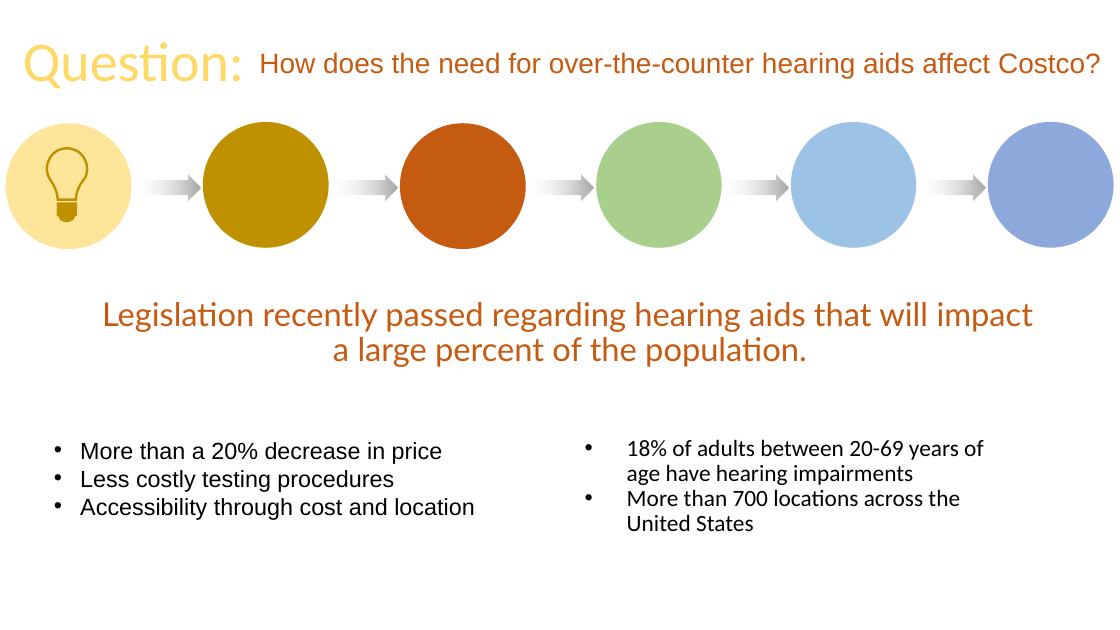
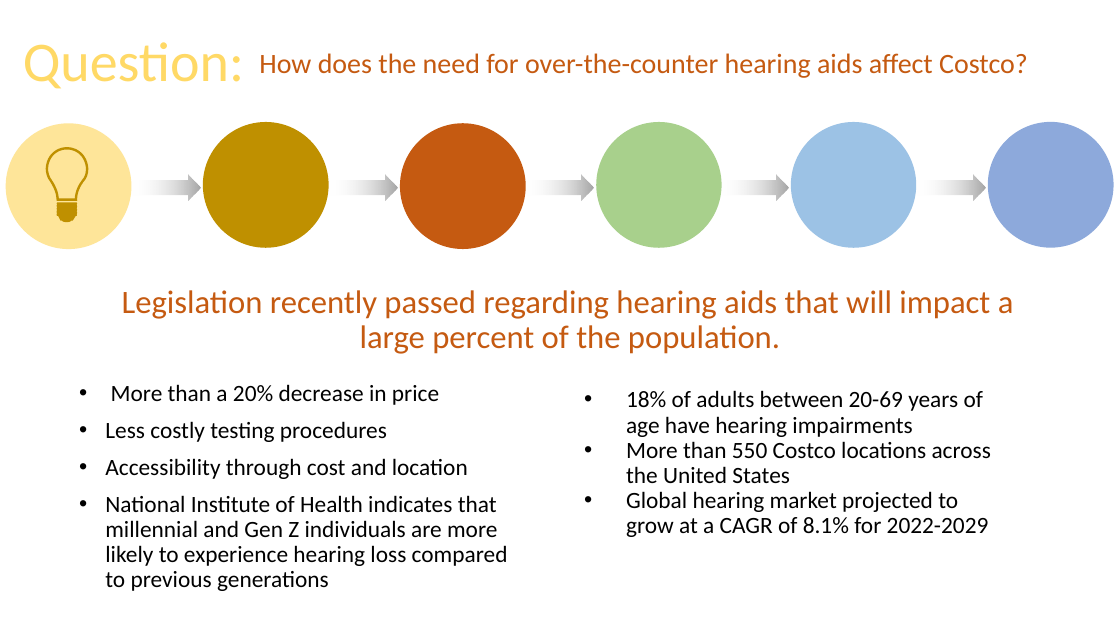
Before and after one commit to JaxWil24/Hearing_Aid_Accessibility, a slide deck: slide 3 of Presentation/FP_Powerpoint.pptx. Drawn at 1120x630 pixels with LibreOffice and Linux fonts; fonts in the diff are those of the drawing. Boxes give left, top, right and bottom in pixels: in the first picture for what was removed or moved away, otherwise in the second. Text is boxed around its words. In the diff, an @@ line names an element or a change of style, - is before the commit and + after.

```diff
--- a/Presentation/FP_Powerpoint.pptx
+++ b/Presentation/FP_Powerpoint.pptx
@@ text "How does the need for ..." at [259, 53, 1028, 78]: font Arial to Calibri @@
@@ text "Legislation recently passed regarding hearing ...": place and size @@
-text "Legislation recently passed regarding hearing ..." at [102, 302, 1033, 367]
+text "Legislation recently passed regarding hearing ..." at [122, 290, 1014, 354]
@@ text "Legislation recently passed regarding hearing ..." at [122, 290, 1014, 354]: font Lato to Calibri @@
@@ text "More than a 20% decrease ...": place and size @@
-text "More than a 20% decrease ..." at [80, 442, 474, 520]
+text "More than a 20% decrease ..." at [105, 384, 508, 591]
@@ text at [105, 384, 468, 479]: font Arial to Calibri in "More than a 20% decrease in price", "Less costly testing procedures", "Accessibility through cost and location"; indent changed; line spacing 1 to 0.9; more space between paragraphs @@
@@ text "18% of adults between 20-69 ...": place and size @@
-text "18% of adults between 20-69 ..." at [627, 439, 983, 531]
+text "18% of adults between 20-69 ..." at [626, 390, 991, 537]
@@ text at [626, 441, 991, 537]: text changed @@
-• More than 700 locations across the United States
+• More than 550 Costco locations across the United States
+• Global hearing market projected to grow at a CAGR of 8.1% for 2022-2029
@@ text at [105, 495, 508, 591]: paragraph added @@
+• National Institute of Health indicates that millennial and Gen Z individuals are more likely to experience hearing loss compared to previous generations
```
Also in this commit, not shown: 4 other slides changed, 2 slides added, 2 slides removed.
